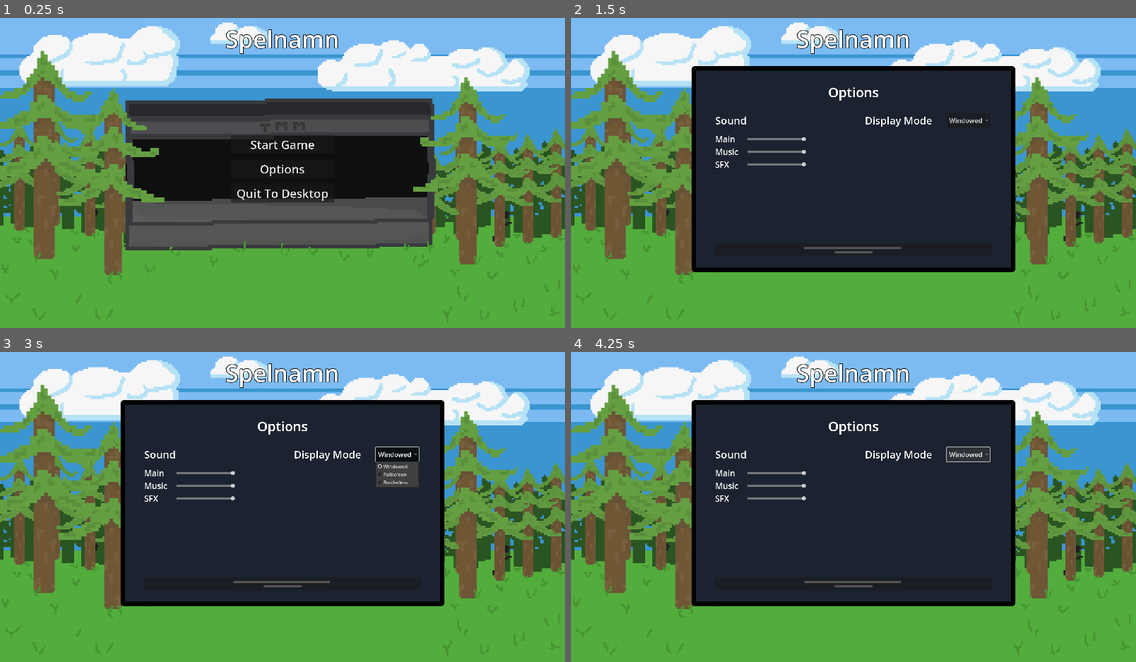
Above: before the commit, frames 1-4 (two rows, left to right).
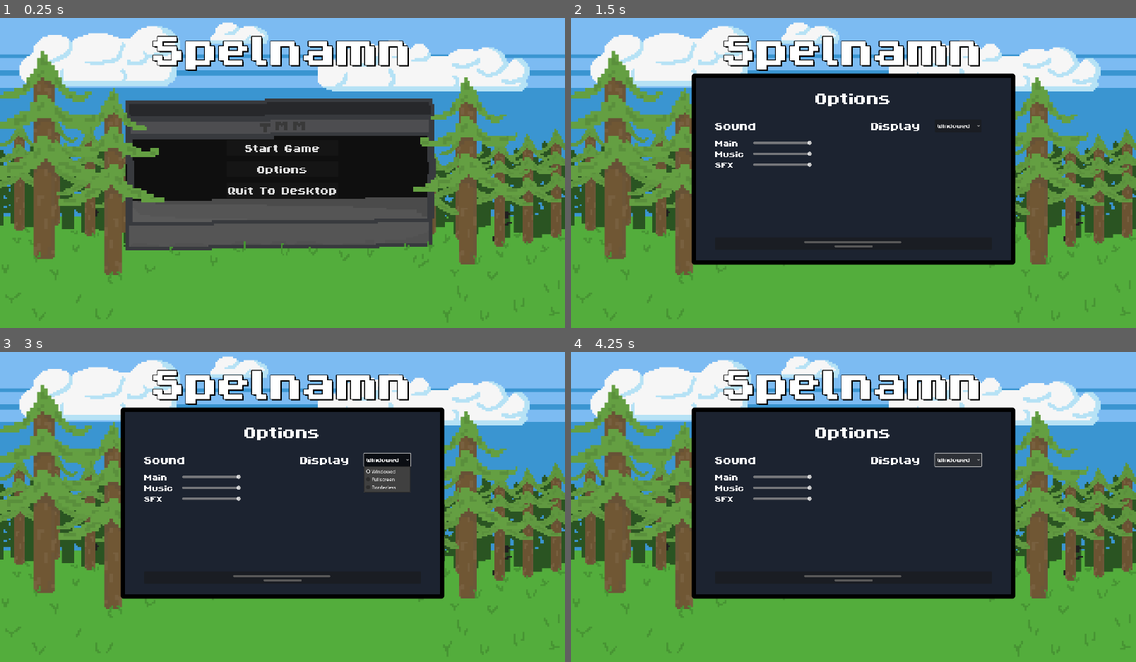
Above: after the commit, the same moments.

Repository: Goldstar32/TMMGame
Game: Godot game, scene res://Scenes/Menus/main_menu.tscn
The game is run twice, just before and just after one commit, with the same random seed, the same clock (stepped at 60 frames per second) and the same inputs.
Inputs:
- Up to frame 1 (0.25 s): no input
- Up to frame 2 (1.5 s): click "Options" at 0.5 s; click "Start Game" at 1.25 s
- Up to frame 3 (3 s): click "Start Game" at 2 s; click "Windowed" at 2.75 s
- Up to frame 4 (4.25 s): click "Windowed" at 3.5 s

The runs differ from the first frame. In frame 1, 3.5% of the frame differs, in the area x 26-73%, y 3-60%; in frame 2, 8.7%; in frame 3, 9.5%, in the area x 21-79%, y 3-83%; in frame 4, 8.8%.
Error in both runs: Invalid type in function 'select' in base 'OptionButton'. Cannot convert argument 1 from Nil to int. (res://Scripts/Menus/options_menu.gd:24)

Commit message:
Ny font!

Diff:
--- a/Scenes/Menus/main_menu.tscn
+++ b/Scenes/Menus/main_menu.tscn
@@ -1,8 +1,9 @@
-[gd_scene load_steps=4 format=3 uid="uid://dahoia7y3oll3"]
+[gd_scene load_steps=5 format=3 uid="uid://dahoia7y3oll3"]
 
 [ext_resource type="Script" path="res://Scripts/Menus/main_menu.gd" id="1_xlphf"]
 [ext_resource type="Texture2D" uid="uid://o58krccccykj" path="res://Assets/menu-backgrounds/main-menu-background-nochars.png" id="2_52nfi"]
 [ext_resource type="AudioStream" uid="uid://cv4e4oqc70eqb" path="res://Assets/music/main-menu-song.mp3" id="2_jcnbh"]
+[ext_resource type="FontFile" uid="uid://dftd16vvel3ma" path="res://Assets/fonts/ByteBounce.ttf" id="4_0mkaa"]
 
 [node name="MainMenu" type="Control"]
 layout_mode = 3
@@ -51,12 +52,14 @@
 
 [node name="Label" type="Label" parent="MarginContainer/VBoxContainer"]
 layout_mode = 2
+theme_override_colors/font_shadow_color = Color(0, 0, 0, 1)
 theme_override_colors/font_outline_color = Color(0, 0, 0, 1)
-theme_override_constants/shadow_offset_x = 0
-theme_override_constants/shadow_offset_y = 0
-theme_override_constants/outline_size = 8
+theme_override_constants/shadow_offset_x = 5
+theme_override_constants/shadow_offset_y = 5
+theme_override_constants/outline_size = 10
 theme_override_constants/shadow_outline_size = 0
-theme_override_font_sizes/font_size = 80
+theme_override_fonts/font = ExtResource("4_0mkaa")
+theme_override_font_sizes/font_size = 256
 text = "Spelnamn"
 horizontal_alignment = 1
 
@@ -74,19 +77,22 @@
 [node name="Start" type="Button" parent="MarginContainer/HBoxContainer/VBoxContainer2"]
 layout_mode = 2
 mouse_default_cursor_shape = 2
-theme_override_font_sizes/font_size = 40
+theme_override_fonts/font = ExtResource("4_0mkaa")
+theme_override_font_sizes/font_size = 64
 text = "Start Game"
 
 [node name="Options" type="Button" parent="MarginContainer/HBoxContainer/VBoxContainer2"]
 layout_mode = 2
 mouse_default_cursor_shape = 2
-theme_override_font_sizes/font_size = 40
+theme_override_fonts/font = ExtResource("4_0mkaa")
+theme_override_font_sizes/font_size = 64
 text = "Options"
 
 [node name="Quit" type="Button" parent="MarginContainer/HBoxContainer/VBoxContainer2"]
 layout_mode = 2
 mouse_default_cursor_shape = 2
-theme_override_font_sizes/font_size = 40
+theme_override_fonts/font = ExtResource("4_0mkaa")
+theme_override_font_sizes/font_size = 64
 text = "Quit To Desktop"
 
 [connection signal="button_up" from="MarginContainer/HBoxContainer/VBoxContainer2/Start" to="." method="_on_start_button_up"]
--- a/Scenes/Menus/options_menu.tscn
+++ b/Scenes/Menus/options_menu.tscn
@@ -1,7 +1,8 @@
-[gd_scene load_steps=4 format=3 uid="uid://bumkwyodpae4c"]
+[gd_scene load_steps=5 format=3 uid="uid://bumkwyodpae4c"]
 
 [ext_resource type="Texture2D" uid="uid://tu2lmp5ft7qd" path="res://Assets/menu-stuff/pad-arrow.png" id="1_konqf"]
 [ext_resource type="Script" path="res://Scripts/Menus/options_menu.gd" id="1_mwxus"]
+[ext_resource type="FontFile" uid="uid://dftd16vvel3ma" path="res://Assets/fonts/ByteBounce.ttf" id="2_xmtr6"]
 
 [sub_resource type="StyleBoxFlat" id="StyleBoxFlat_b0uj0"]
 bg_color = Color(0.108516, 0.137763, 0.189462, 1)
@@ -37,9 +38,9 @@
 anchor_right = 0.5
 anchor_bottom = 0.5
 offset_left = -550.0
-offset_top = -350.0
+offset_top = -325.0
 offset_right = 550.0
-offset_bottom = 350.0
+offset_bottom = 325.0
 grow_horizontal = 2
 grow_vertical = 2
 theme_override_styles/panel = SubResource("StyleBoxFlat_b0uj0")
@@ -64,7 +65,8 @@
 
 [node name="Options" type="Label" parent="MenuPanel/MarginContainer/VBoxContainer"]
 layout_mode = 2
-theme_override_font_sizes/font_size = 45
+theme_override_fonts/font = ExtResource("2_xmtr6")
+theme_override_font_sizes/font_size = 96
 text = "Options"
 horizontal_alignment = 1
 
@@ -82,7 +84,8 @@
 
 [node name="Sound" type="Label" parent="MenuPanel/MarginContainer/VBoxContainer/Content/SoundOptions"]
 layout_mode = 2
-theme_override_font_sizes/font_size = 35
+theme_override_fonts/font = ExtResource("2_xmtr6")
+theme_override_font_sizes/font_size = 64
 text = "Sound"
 
 [node name="GridContainer2" type="GridContainer" parent="MenuPanel/MarginContainer/VBoxContainer/Content/SoundOptions"]
@@ -92,7 +95,8 @@
 
 [node name="Main" type="Label" parent="MenuPanel/MarginContainer/VBoxContainer/Content/SoundOptions/GridContainer2"]
 layout_mode = 2
-theme_override_font_sizes/font_size = 28
+theme_override_fonts/font = ExtResource("2_xmtr6")
+theme_override_font_sizes/font_size = 48
 text = "Main
 "
 
@@ -106,7 +110,8 @@
 
 [node name="Music" type="Label" parent="MenuPanel/MarginContainer/VBoxContainer/Content/SoundOptions/GridContainer2"]
 layout_mode = 2
-theme_override_font_sizes/font_size = 28
+theme_override_fonts/font = ExtResource("2_xmtr6")
+theme_override_font_sizes/font_size = 48
 text = "Music"
 
 [node name="MusicSlider" type="HSlider" parent="MenuPanel/MarginContainer/VBoxContainer/Content/SoundOptions/GridContainer2"]
@@ -117,7 +122,8 @@
 
 [node name="SFX" type="Label" parent="MenuPanel/MarginContainer/VBoxContainer/Content/SoundOptions/GridContainer2"]
 layout_mode = 2
-theme_override_font_sizes/font_size = 28
+theme_override_fonts/font = ExtResource("2_xmtr6")
+theme_override_font_sizes/font_size = 48
 text = "SFX"
 
 [node name="SFXSlider" type="HSlider" parent="MenuPanel/MarginContainer/VBoxContainer/Content/SoundOptions/GridContainer2"]
@@ -136,13 +142,15 @@
 layout_mode = 2
 size_flags_horizontal = 0
 size_flags_vertical = 8
-theme_override_font_sizes/font_size = 35
-text = "Display Mode"
+theme_override_fonts/font = ExtResource("2_xmtr6")
+theme_override_font_sizes/font_size = 64
+text = "Display"
 
 [node name="Mode" type="OptionButton" parent="MenuPanel/MarginContainer/VBoxContainer/Content/OtherOptions"]
 layout_mode = 2
 size_flags_horizontal = 0
-theme_override_font_sizes/font_size = 22
+theme_override_fonts/font = ExtResource("2_xmtr6")
+theme_override_font_sizes/font_size = 32
 item_count = 3
 selected = 0
 popup/item_0/text = "Windowed"
Binary file added: Assets/fonts/ByteBounce.ttf
Not shown, added: Assets/fonts/ByteBounce.ttf.import
Not shown, added: Assets/test-sprites/Texture/TX Plant.png.import
Not shown, added: Assets/test-sprites/Texture/TX Player.png.import
Not shown, added: Assets/test-sprites/Texture/TX Props.png.import
Not shown, added: Assets/test-sprites/Texture/TX Shadow Plant.png.import
Not shown, added: Assets/test-sprites/Texture/TX Shadow.png.import
Not shown, added: Assets/test-sprites/Texture/TX Struct.png.import
Not shown, added: Assets/test-sprites/Texture/TX Tileset Grass.png.import
Not shown, added: Assets/test-sprites/Texture/TX Tileset Stone Ground.png.import
Not shown, added: Assets/test-sprites/Texture/TX Tileset Wall.png.import
